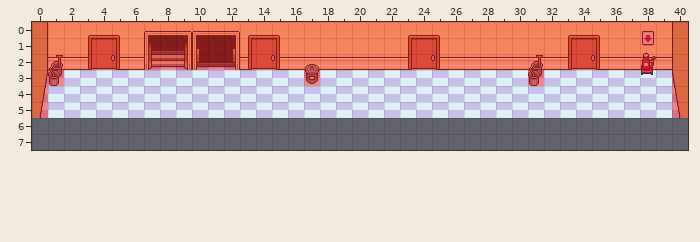
Two states of a Tiled map (JSON), maps/floor1.json. The picture above was drawn from the file before the commit.
Cells are 16x16 px. Shown: x 0..40, y 0..7. The old version is drawn lined up with the new one.
The same view after the edit:
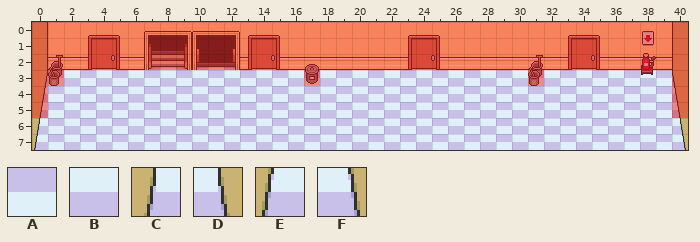
Key: from "layer0": A 92, B 93, C 120, D 121, E 150, F 151.
_ is an empty cell, . an unchanged one.
The commit says: Larger Hall
Diff:
map size 41x6 -> 41x8 cells
--- layer "layer0"
@@ x 0..40 @@
-6 _________________________________________
-7 _________________________________________
+6 CABABABABABABABABABABABABABABABABABABABAD
+7 EABABABABABABABABABABABABABABABABABABABAF
Changed places in both pictures, as pixel boxes (x1, y1, x2, y2):
added: (32, 118, 688, 150)
